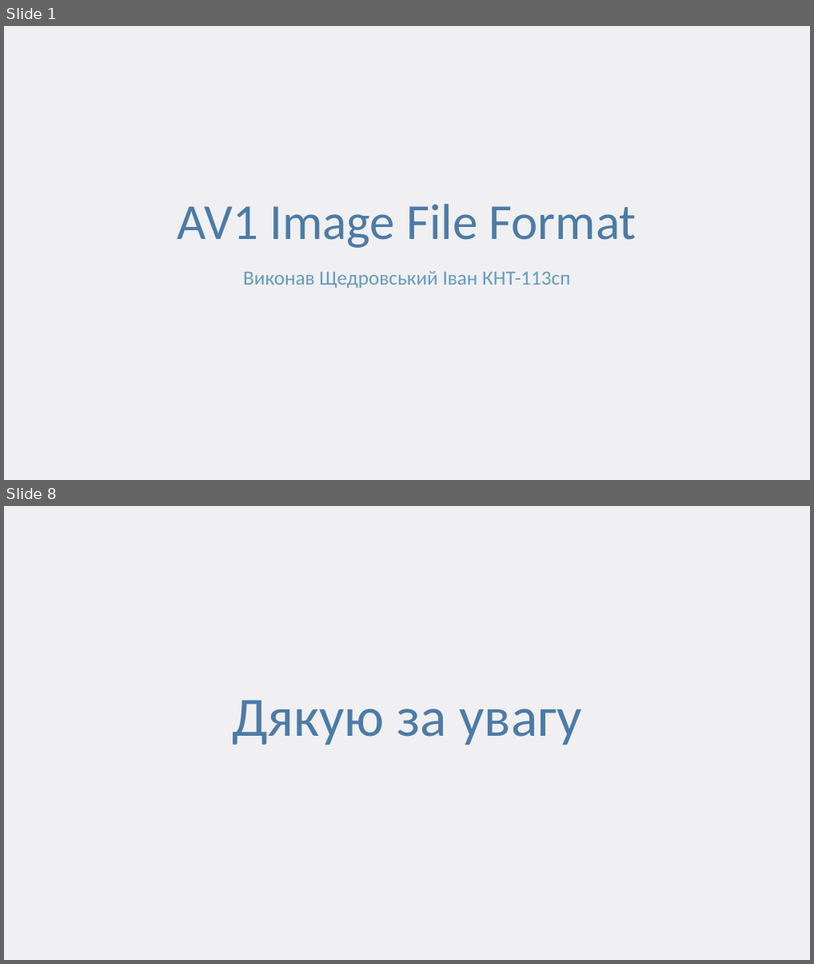
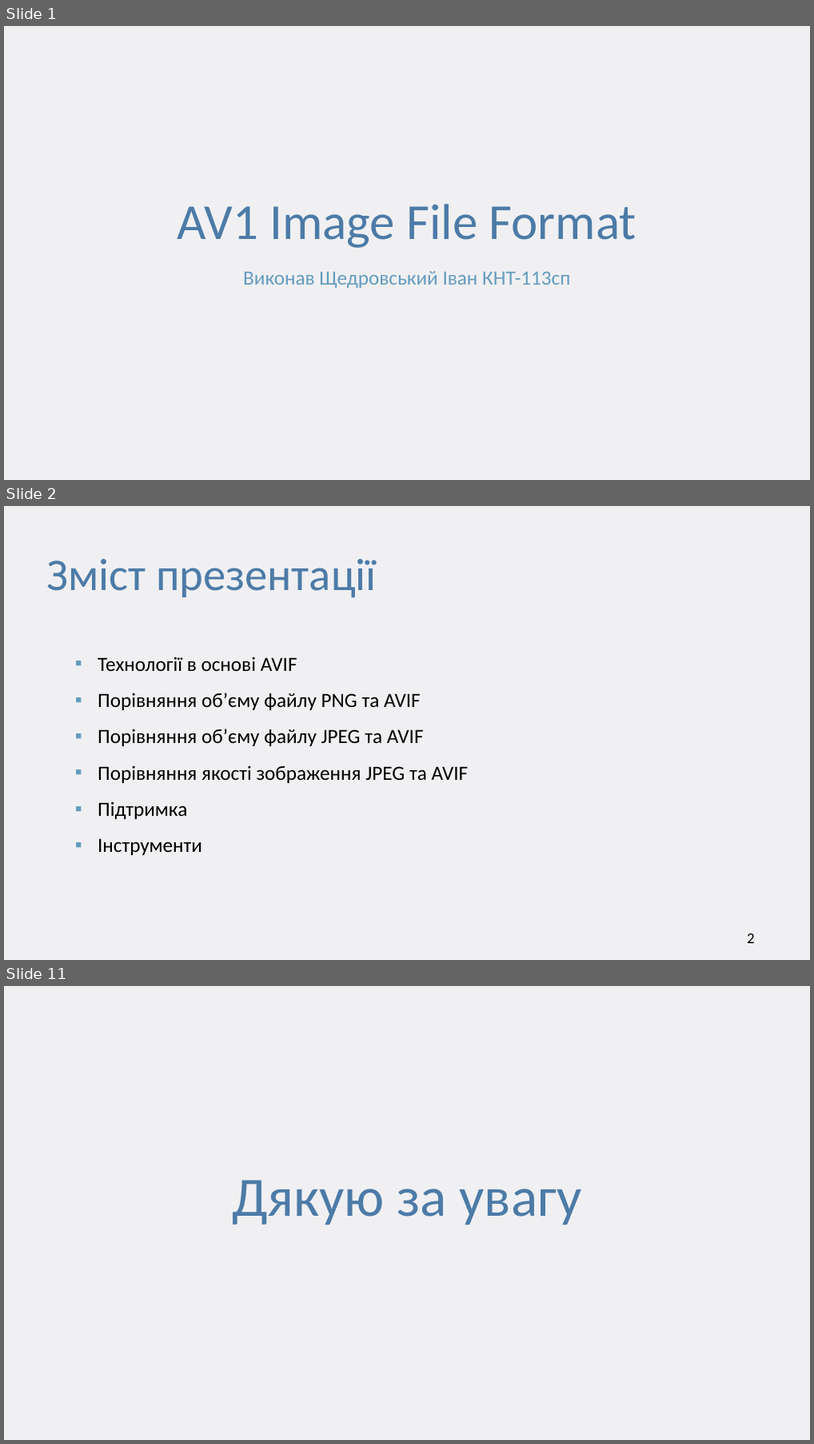
Before and after one commit to ltlaitoff/university-4, a slide deck: graphics/AVIF Computer Graphics.pptx. Shown one above the other, each under a label of ours: slides 1 and 8 before the commit, slides 1, 2 and 11 after it; the slides between them are not shown. The pictures are 814x964 and 814x1444 pixels, drawn with LibreOffice and Linux fonts; fonts in the diff are those of the drawing; background and template pictures are left out. Boxes give left, top, right and bottom in pixels: in the first picture for what was removed or moved away, otherwise in the second. Text is boxed around its words. In the diff, an @@ line names an element or a change of style, - is before the commit and + after.

Commit message:
Graphics AVIF

```diff
--- a/graphics/AVIF Computer Graphics.pptx
+++ b/graphics/AVIF Computer Graphics.pptx
@@ slide 2 added at box(4, 506, 810, 960), background #F0F0F2 @@
@@ text added at box(46, 559, 377, 598), 54 pt, text #4C7BA7 @@
+Зміст презентації
@@ text added at box(98, 656, 469, 855), 24 pt, text #000000 @@
+▪ Технології в основі AVIF
+▪ Порівняння об’єму файлу PNG та AVIF
+▪ Порівняння об’єму файлу JPEG та AVIF
+▪ Порівняння якості зображення JPEG та AVIF
+▪ Підтримка
+▪ Інструменти
@@ page number added at box(747, 932, 755, 943), 18 pt, text #000000 @@
+2
@@ what was slide 8 is now slide 11 @@
```
Also in this commit, not shown: 5 slides changed, 3 other slides added, 1 slide removed, 1 other file.
